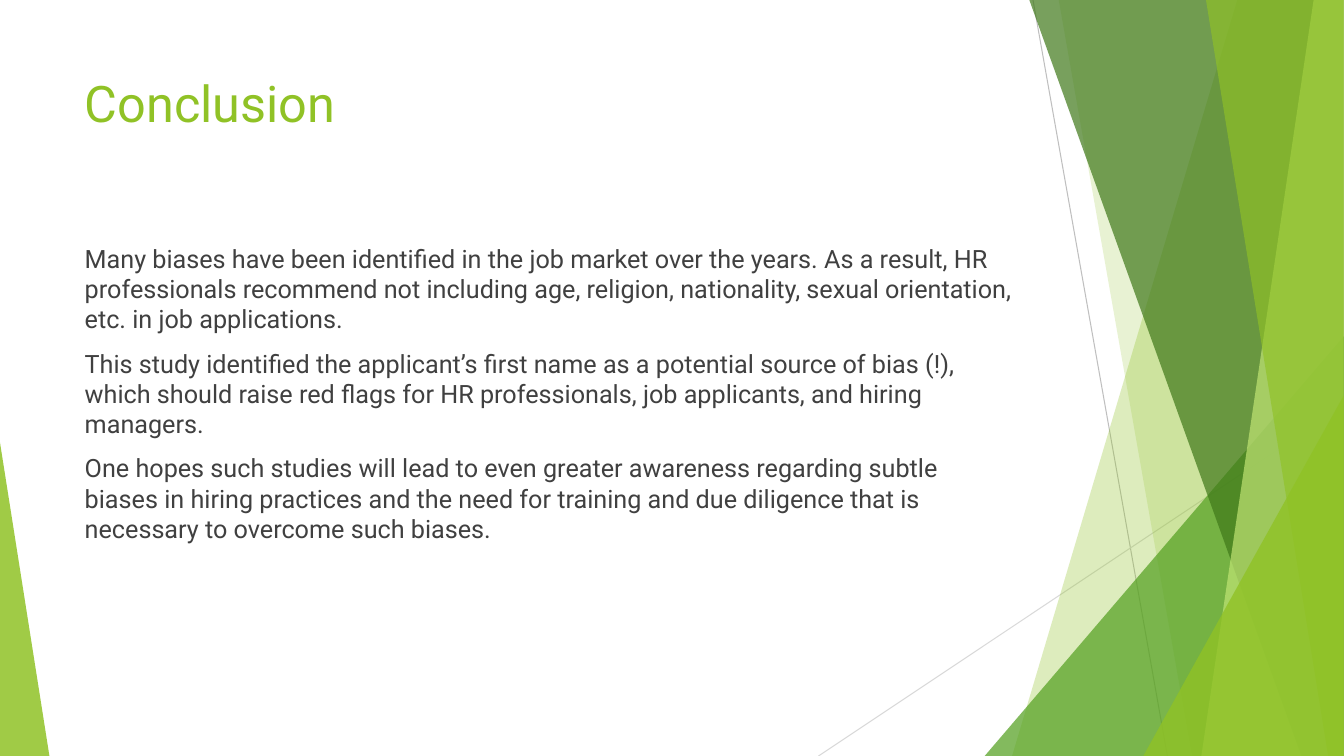
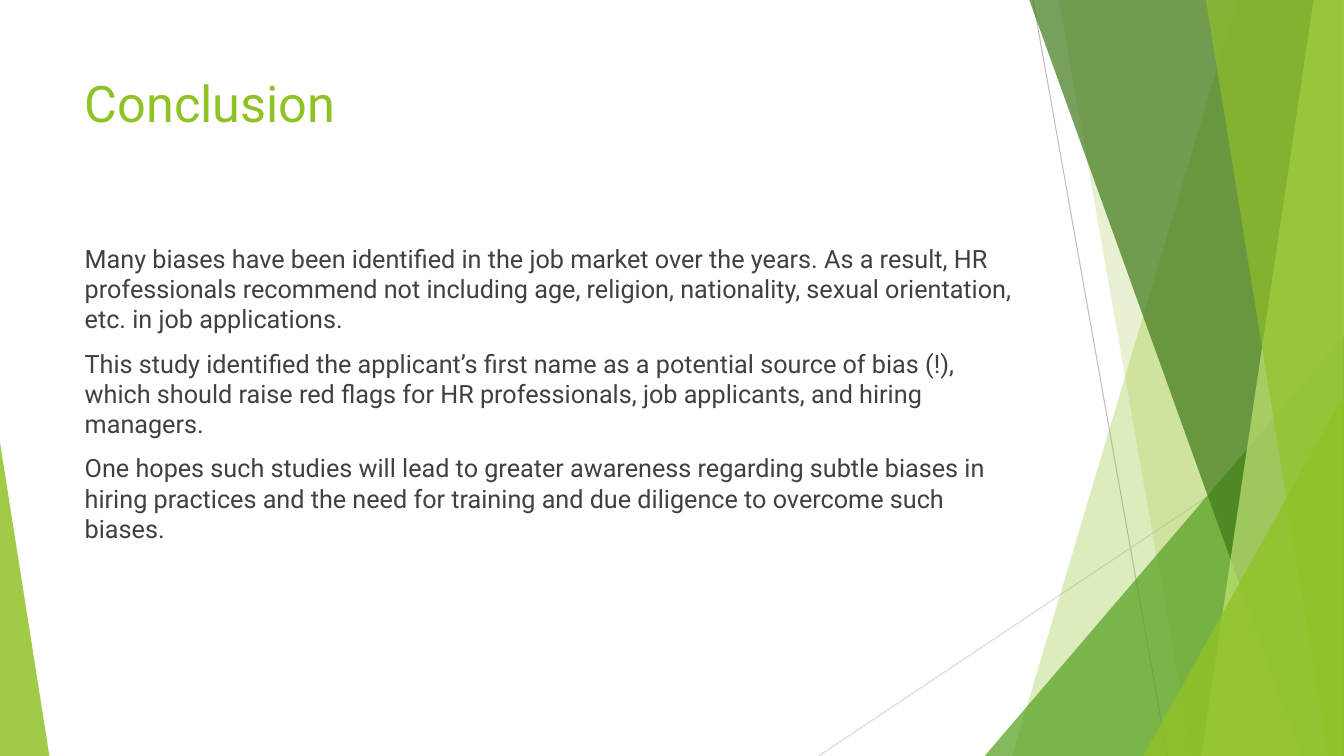
Before and after one commit to himalayahall/CUNY-DATA606, a slide deck: slide 18 of Project/Hakim-Project.pptx (slide 17 before the commit). Drawn at 1344x756 pixels with LibreOffice and Linux fonts; fonts in the diff are those of the drawing. Boxes give left, top, right and bottom in pixels: in the first picture for what was removed or moved away, otherwise in the second. Text is boxed around its words. In the diff, an @@ line names an element or a change of style, - is before the commit and + after.

```diff
--- a/Project/Hakim-Project.pptx
+++ b/Project/Hakim-Project.pptx
@@ text at (x1=85, y1=458, x2=984, y2=539): text changed @@
-One hopes such studies will lead to even greater awareness regarding subtle biases in hiring practices and the need for training and due diligence that is necessary to overcome such biases.
+One hopes such studies will lead to greater awareness regarding subtle biases in hiring practices and the need for training and due diligence to overcome such biases.
```
Also in this commit, not shown: 8 other slides changed, 1 slide added, 1 other file.
